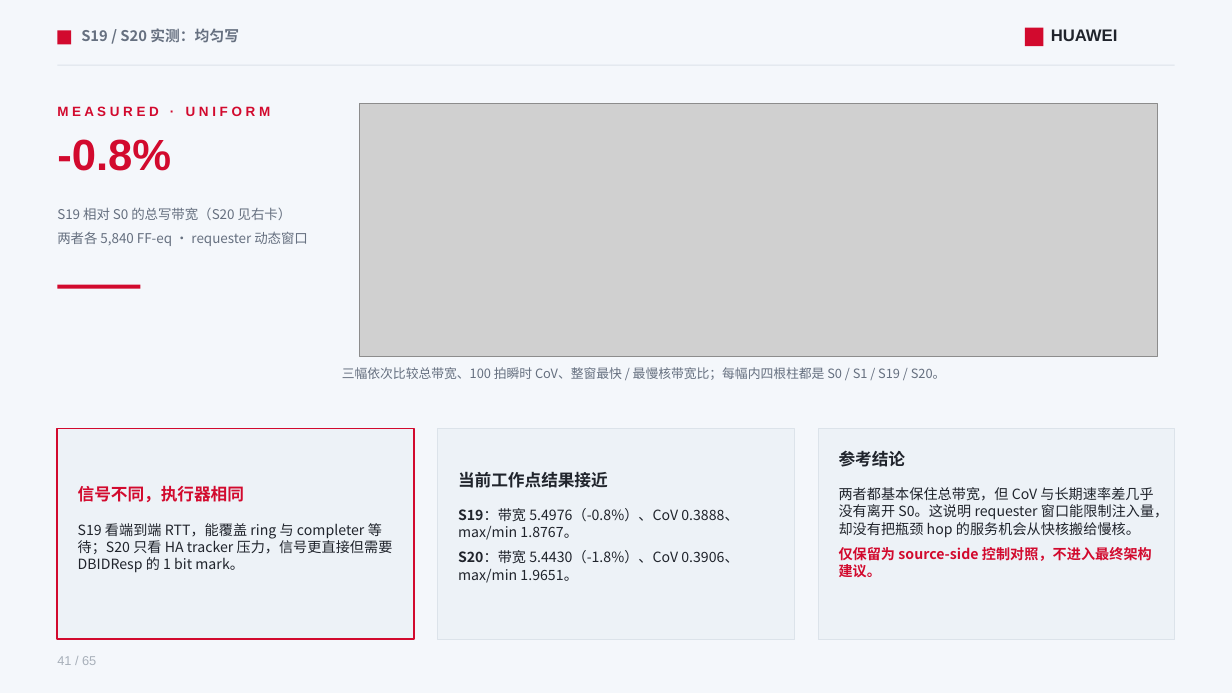
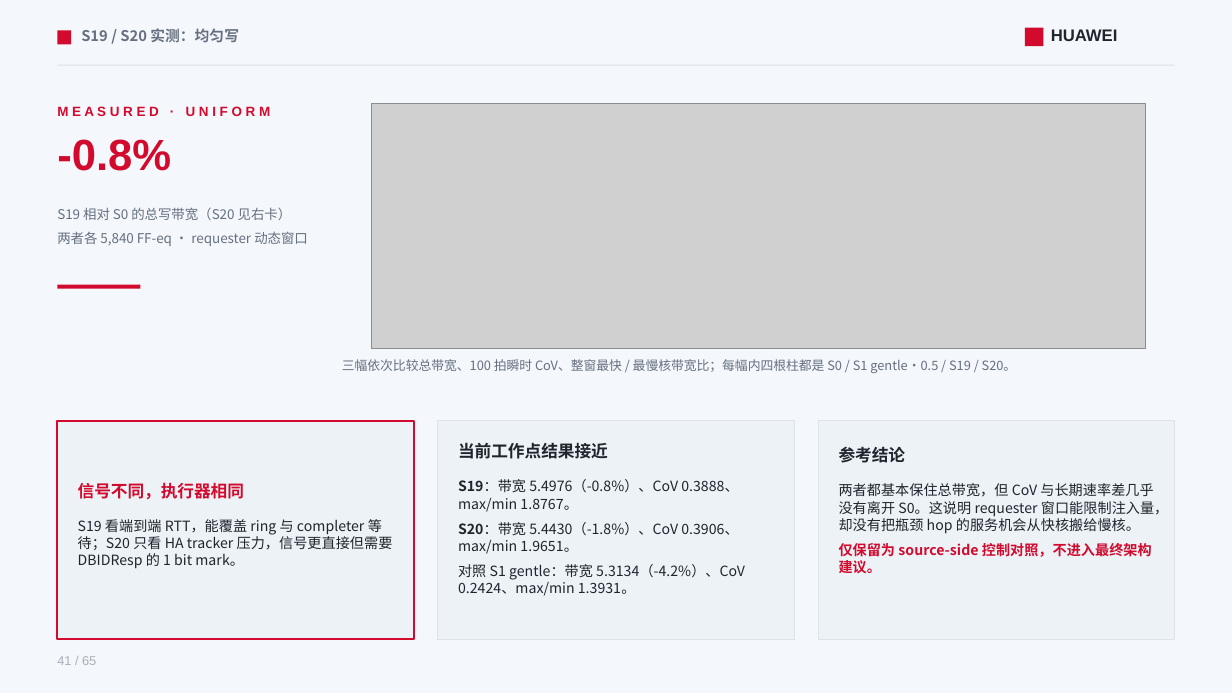
Before and after one commit to lukebest/booksim2, a slide deck: slide 41 of ppt/ring2-write-fairness.pptx. Drawn at 1232x693 pixels with LibreOffice and Linux fonts; fonts in the diff are those of the drawing; grey boxes stand for pictures. Boxes give left, top, right and bottom in pixels: in the first picture for what was removed or moved away, otherwise in the second. Text is boxed around its words. In the diff, an @@ line names an element or a change of style, - is before the commit and + after.

```diff
--- a/ppt/ring2-write-fairness.pptx
+++ b/ppt/ring2-write-fairness.pptx
@@ picture: place and size @@
-picture at [360,104,1158,357]
+picture at [372,104,1146,348]
@@ text at [342,359,1017,373]: text changed @@
-三幅依次比较总带宽、100 拍瞬时 CoV、整窗最快 / 最慢核带宽比；每幅内四根柱都是 S0 / S1 / S19 / S20。
+三幅依次比较总带宽、100 拍瞬时 CoV、整窗最快 / 最慢核带宽比；每幅内四根柱都是 S0 / S1 gentle·0.5 / S19 / S20。
@@ rectangle: place and size @@
-rectangle at [57,429,414,640]
+rectangle at [57,421,414,640]
@@ rectangle: place and size @@
-rectangle at [438,429,795,640]
+rectangle at [438,421,795,640]
@@ text "当前工作点结果接近": place and size @@
-text "当前工作点结果接近" at [458,471,608,488]
+text "当前工作点结果接近" at [458,442,608,459]
@@ rectangle: place and size @@
-rectangle at [819,429,1176,640]
+rectangle at [819,421,1176,640]
@@ text "S19：带宽 5.4976（-0.8%）、CoV 0.3888、max/min 1.8767。": place and size @@
-text "S19：带宽 5.4976（-0.8%）、CoV 0.3888、max/min 1.8767。" at [458,508,738,583]
+text "S19：带宽 5.4976（-0.8%）、CoV 0.3888、max/min 1.8767。" at [458,479,745,596]
@@ 3 texts: place and size @@
-3 texts at [78,450,1168,577]
+3 texts at [78,446,1168,573]
@@ text at [458,564,745,596]: paragraph added @@
+对照 S1 gentle：带宽 5.3134（-4.2%）、CoV 0.2424、max/min 1.3931。
```
Also in this commit, not shown: 9 other slides changed, 14 other files.
